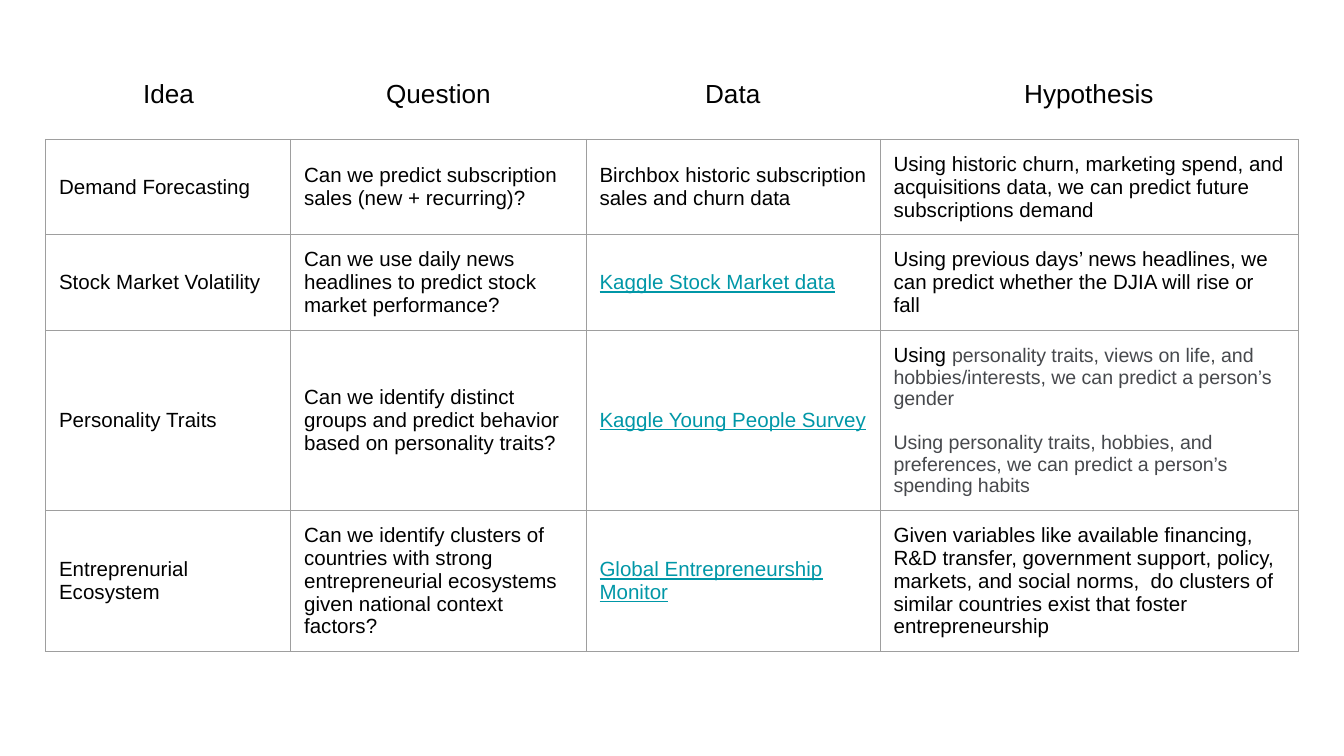
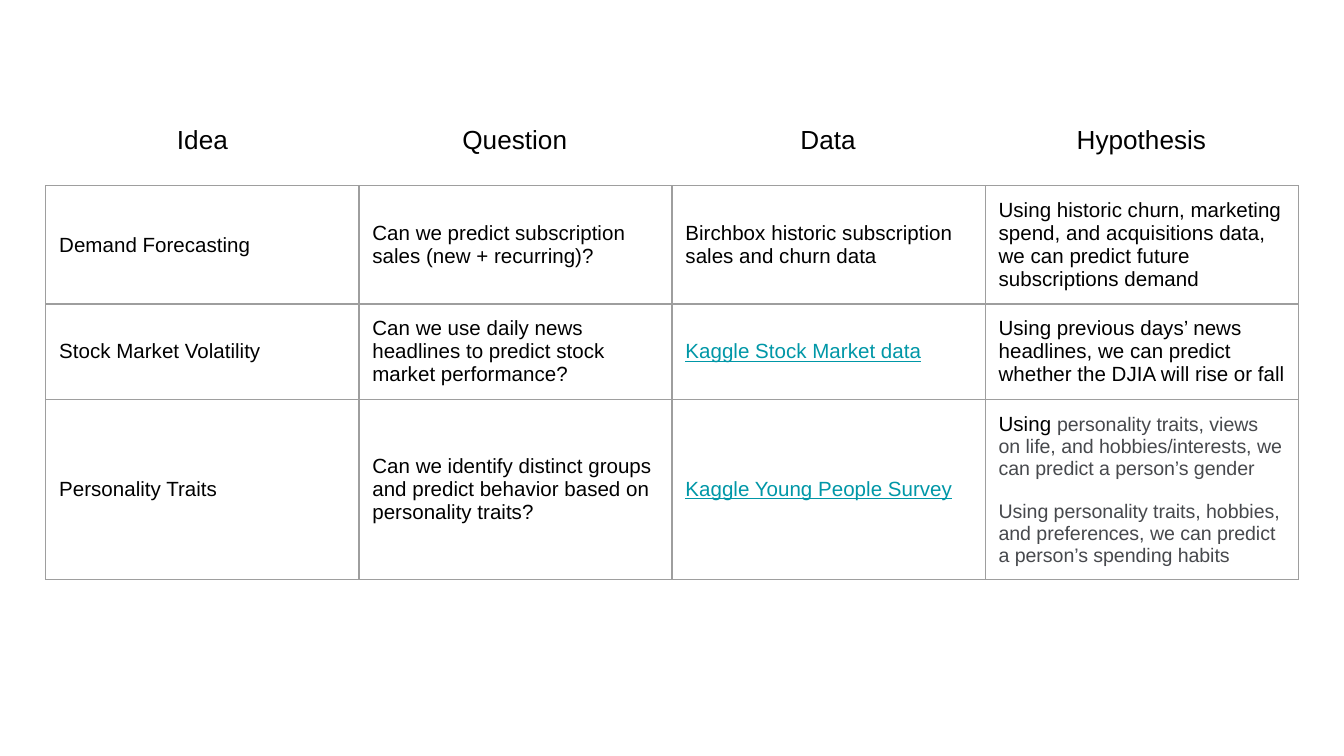
Before and after one commit to juniaz/my_hw_repo, a slide deck: slide 1 of JZ_LightningTalk.pptx. Drawn at 1344x756 pixels with LibreOffice and Linux fonts; fonts in the diff are those of the drawing. Boxes give left, top, right and bottom in pixels: in the first picture for what was removed or moved away, otherwise in the second. Text is boxed around its words. In the diff, an @@ line names an element or a change of style, - is before the commit and + after.

```diff
--- a/JZ_LightningTalk.pptx
+++ b/JZ_LightningTalk.pptx
@@ text "Idea": place and size @@
-text "Idea" at <box>143,84,194,104</box>
+text "Idea" at <box>177,130,228,150</box>
@@ text "Question": place and size @@
-text "Question" at <box>386,84,491,108</box>
+text "Question" at <box>462,130,567,154</box>
@@ text "Data": place and size @@
-text "Data" at <box>705,85,760,104</box>
+text "Data" at <box>800,131,855,150</box>
@@ text "Hypothesis": place and size @@
-text "Hypothesis" at <box>1024,84,1153,109</box>
+text "Hypothesis" at <box>1077,130,1206,155</box>
@@ table at <box>46,185,1298,626</box> @@
-row 4: Entreprenurial Ecosystem | Can we identify clusters of countries with strong entrepreneurial ecosystems given national context factors? | Global Entrepreneurship Monitor | Given variables like available financing, R&D transfer, government support, policy, markets, and social norms, do clusters of similar countries exist that foster entrepreneurship
@@ table: place and size @@
-table at <box>46,140,1298,642</box>
+table at <box>46,185,1298,626</box>
```
Also in this commit, not shown: 6 other files.
